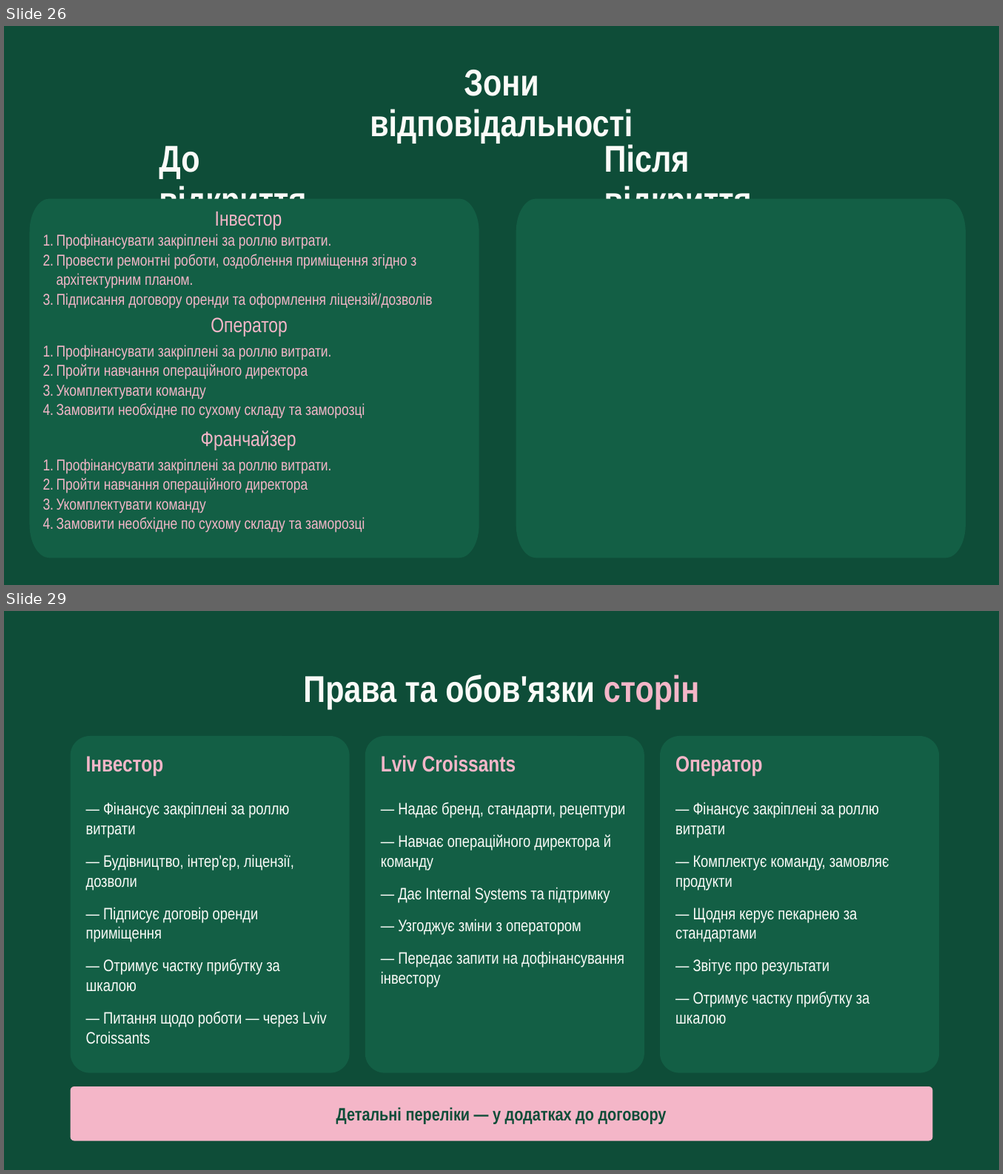
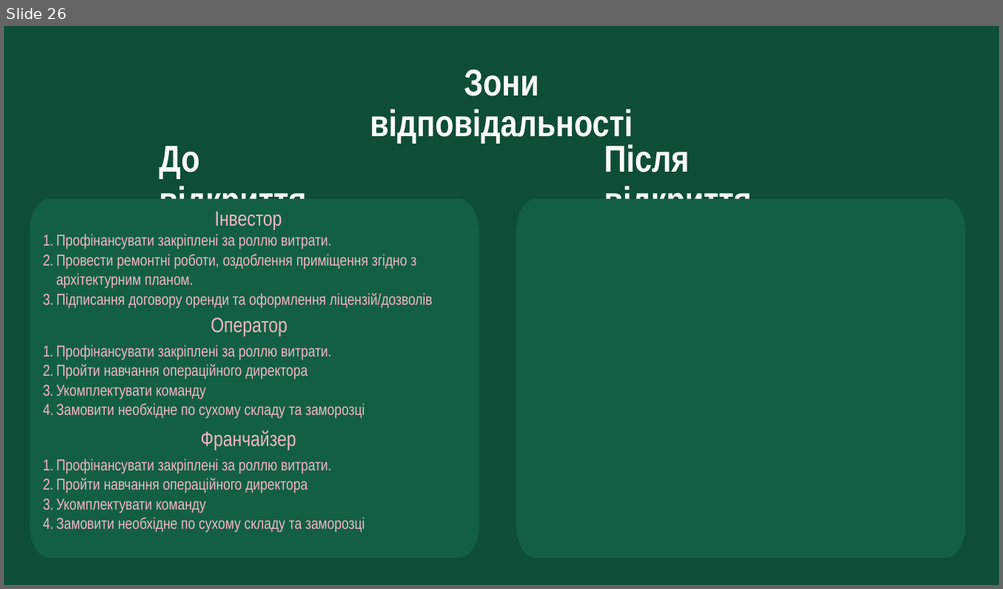
Before and after one commit to denfidiriv-cmyk/xcrypto, a slide deck: presentation_with_contract.pptx. Shown one above the other, each under a label of ours: slides 26 and 29 before the commit, slide 26 after it; the slides between them are not shown. The pictures are 1003x1174 and 1003x589 pixels, drawn with LibreOffice and Linux fonts; fonts in the diff are those of the drawing. Boxes give left, top, right and bottom in pixels: in the first picture for what was removed or moved away, otherwise in the second. Text is boxed around its words. In the diff, an @@ line names an element or a change of style, - is before the commit and + after.

```diff
--- a/presentation_with_contract.pptx
+++ b/presentation_with_contract.pptx
@@ slide 29 removed at <box>4,611,999,1170</box>, background #0E4D38 @@
@@ text removed at <box>303,675,699,709</box> @@
-Права та обов'язки сторін
@@ rounded rectangle removed at <box>70,736,349,1073</box> @@
@@ rounded rectangle removed at <box>365,736,644,1073</box> @@
@@ rounded rectangle removed at <box>660,736,939,1073</box> @@
@@ text removed at <box>86,756,164,776</box> @@
-Інвестор
@@ text removed at <box>381,755,516,772</box> @@
-Lviv Croissants
@@ text removed at <box>675,756,762,776</box> @@
-Оператор
@@ text removed at <box>86,802,327,1045</box> @@
-— Фінансує закріплені за роллю витрати
-— Будівництво, інтер'єр, ліцензії, дозволи
-— Підписує договір оренди приміщення
-— Отримує частку прибутку за шкалою
-— Питання щодо роботи — через Lviv Croissants
@@ text removed at <box>381,802,625,988</box> @@
-— Надає бренд, стандарти, рецептури
-— Навчає операційного директора й команду
-— Дає Internal Systems та підтримку
-— Узгоджує зміни з оператором
-— Передає запити на дофінансування інвестору
@@ text removed at <box>675,802,889,1025</box> @@
-— Фінансує закріплені за роллю витрати
-— Комплектує команду, замовляє продукти
-— Щодня керує пекарнею за стандартами
-— Звітує про результати
-— Отримує частку прибутку за шкалою
@@ rounded rectangle removed at <box>70,1087,932,1141</box> @@
@@ text removed at <box>336,1108,666,1125</box> @@
-Детальні переліки — у додатках до договору
```
Also in this commit, not shown: 2 slides changed, 8 slides added, 2 other slides removed.
